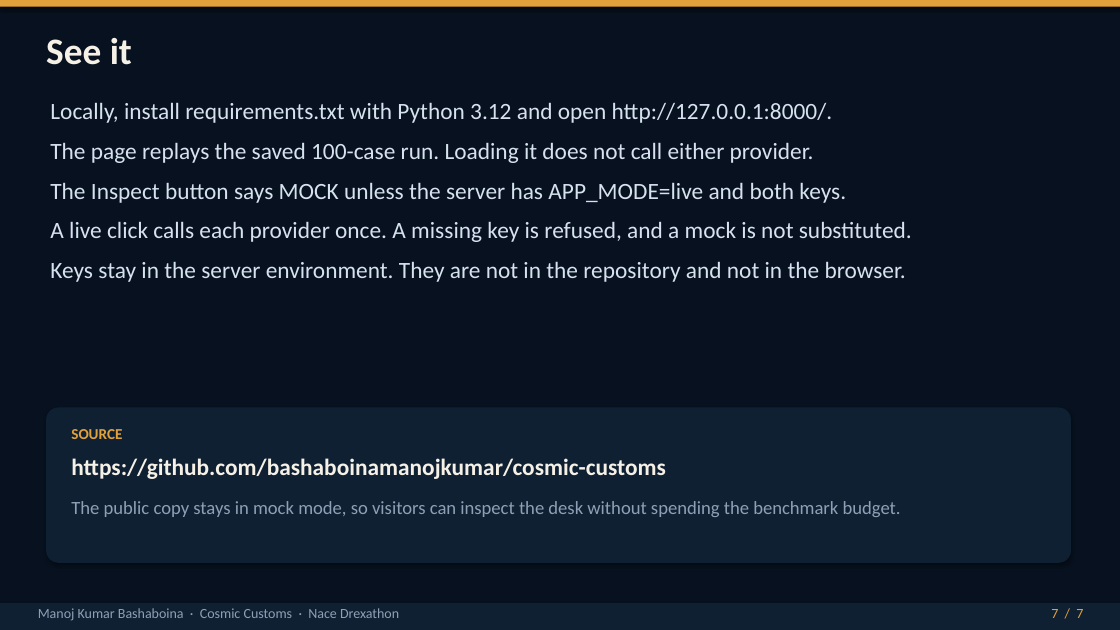
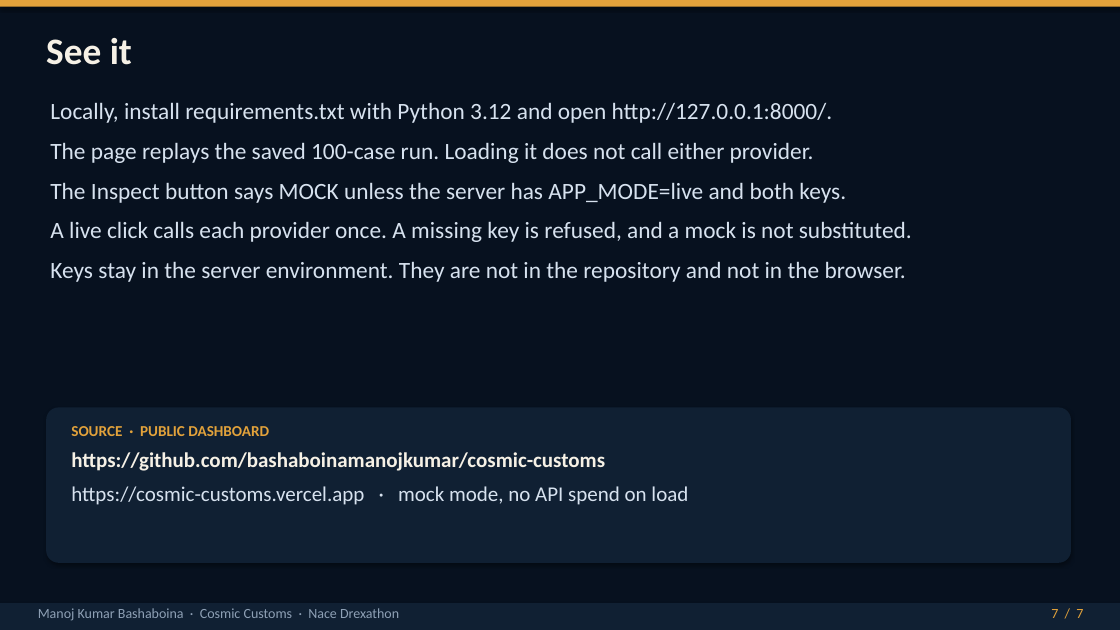
Before and after one commit to bashaboinamanojkumar/cosmic-customs, a slide deck: slide 7 of submission/Cosmic-Customs.pptx. Drawn at 1120x630 pixels with LibreOffice and Linux fonts; fonts in the diff are those of the drawing. Boxes give left, top, right and bottom in pixels: in the first picture for what was removed or moved away, otherwise in the second. Text is boxed around its words. In the diff, an @@ line names an element or a change of style, - is before the commit and + after.

Commit message:
Record the public dashboard address.
The hosted desk stays in mock mode, so opening it does not spend API budget.

```diff
--- a/submission/Cosmic-Customs.pptx
+++ b/submission/Cosmic-Customs.pptx
@@ text "https://github.com/bashaboinamanojkumar/cosmic-customs" at (71,452,605,471): size 20 to 18 pt @@
@@ text at (71,426,269,436): text changed @@
-SOURCE
+SOURCE · PUBLIC DASHBOARD
@@ text at (71,486,688,505): text changed; size 16 to 18 pt; text colour #8EA0B5 to #D7E2EF @@
-The public copy stays in mock mode, so visitors can inspect the desk without spending the benchmark budget.
+https://cosmic-customs.vercel.app · mock mode, no API spend on load
```
Also in this commit, not shown: 8 other files.
